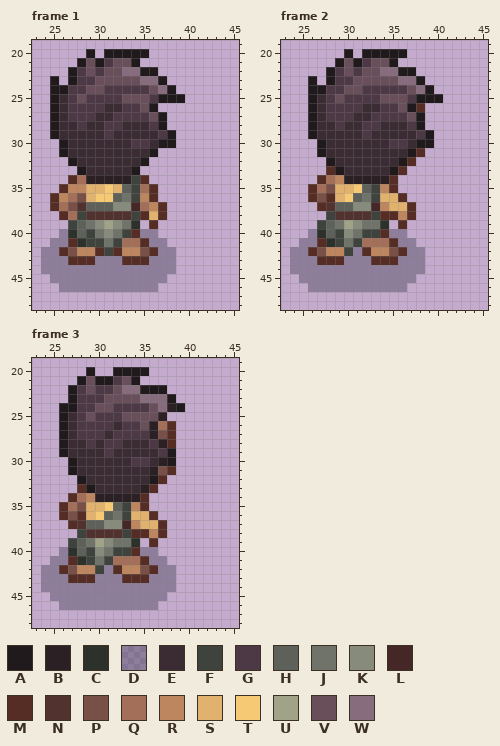
Pixel-art file -- Assets/Imported/Swordsmen/asperite_no_sword/Swordsman_lvl1_Idle/Swordsman_lvl1_Idle_back.aseprite. That is the earlier state.
64x64 pixels, 4 frames. Colours within 5 levels of each other are drawn and written as one. Shown: frame 1: x 23..45, y 19..48; frame 2: x 23..45, y 19..48; frame 3: x 23..45, y 19..48. The commit also changed other frames, which this record leaves out.
Visible layers, top first: "hair", "head", "cloth", "body", "shadow" opacity 35%.
Palette (. is transparent): A #211a1c  B #2b2023  C #2d312b  D #28293f59  E #3b2c33  F #3f433d  G #4d3945  H #5e615a  J #6f736a  K #868b7c  L #462727  M #552d24  N #51322e  P #795048  Q #a46f59  R #be865f  S #e1b26e  T #f6ca74  U #a0a387  V #684f5a  W #876c7d
Pixels before, frame 1, first column x 24:
20 .....A.AAAAA....
21 ....AVAGVVA.....
22 ...AGVGVVWWAA...
23 .A.AGGVVVVVWWA..
24 .AAGGVVGGGGGVWA.
25 .AEGVGGGGVVVGAAA
26 .AEGGGGEEGGVA...
27 .AEGGGEEGGGGVA..
28 .AEEGEEGGEEEGA..
29 .AEEEEEGEEEEEGA.
30 ..AEEEEEEEGGEAA.
31 ..AEEEEEEEEEA...
32 ...AEEEEEEEA....
33 ....AEEEEEA.....
34 ...MQBBBBBFM....
35 ..MRRSSTSHFQM...
36 .MRQPSTTHJFRM...
37 .MQPNHHHKKLQRM..
38 ..MQFNNNNNFMSM..
39 ...FHJKUKJC.M...
40 ..DCHFJKJFMDD...
41 .DDMCFFJFQQMDD..
42 DDMPRRMFMRRPMDD.
43 DDDMMMDDDMMMDDD.
44 DDDDDDDDDDDDDDD.
45 .DDDDDDDDDDDDD..
46 ..DDDDDDDDDDD...
Pixels before, frame 2, first column x 24:
20 ......A.AAAAA....
21 .....AVAGVVA.....
22 ....AGVGVVWWAA...
23 ..A.AGGVVVVVWWA..
24 ..AAGGVVGGGGGVWA.
25 ..AEGVGGGGVVVGAAA
26 ..AEGGGGEEGGVAM..
27 ..AEGGGEEGGGGVA..
28 ..AEEGEEGGEEEGA..
29 ..AEEEEEGEEEEEGA.
30 ...AEEEEEEEGGEAA.
31 ...AEEEEEEEEEAM..
32 ....AEEEEEEEAM...
33 ....MAEEEEEAM....
34 ...MQRBBBBBM.....
35 ..MQPSSTHFRM.....
36 ..MPMSTHJFSSM....
37 ...MNHHKKLRSSM...
38 ....FNNNNFMMRM...
39 ...FHJUKJJC.M....
40 ..DCHFKJFFMDD....
41 .DDMCFJFQQQMDD...
42 DDMPRRFDMRRPMDD..
43 DDDMMMDDDMMMDDD..
44 DDDDDDDDDDDDDDD..
45 .DDDDDDDDDDDDD...
46 ..DDDDDDDDDDD....
Pixels before, frame 3, first column x 24:
20 .....A..AAAA....
21 ....AVAAGVA.....
22 ...AGVGGVWWAAA..
23 ...AGGGVVVVWWWA.
24 ..AAGGVVGGGGVWBA
25 ..AEGVGGGVVVVB..
26 ..AEGGGGEGGVBQM.
27 ..AEGGGEGGGGBPM.
28 ..AEEGEGGEEEGBM.
29 ..AEEEEGEEEEEGA.
30 ...AEEEEEEGGEBA.
31 ...AEEEEEEEEBPM.
32 ....AEEEEEEEAM..
33 ....MAEEEEEBM...
34 ...MQRBBBBBM....
35 ..MQPSSTHFRM....
36 ..MPMSTHJFSSM...
37 ...MNHHKKLRSSM..
38 ....FNNNNFMMRM..
39 ...FHJUKJJC.M...
40 ..DCHFKJFFMDD...
41 .DDMCFJFQQQMDD..
42 DDMPRRFDMRRPMDD.
43 DDDMMMDDDMMMDDD.
44 DDDDDDDDDDDDDDD.
45 .DDDDDDDDDDDDD..
46 ..DDDDDDDDDDD...
Now the later version:
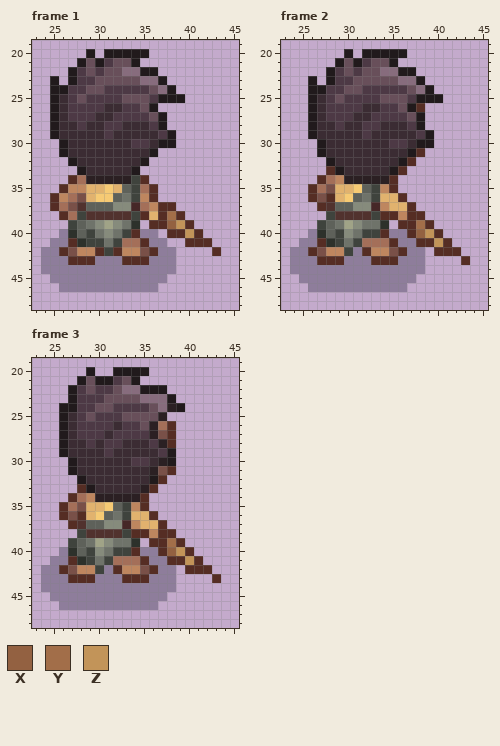
Colours new in this view: X #936141  Y #a26e49  Z #c29459
The exact change:
{"change": "layer \"sword_back\" now shown"}
{"where": "frame 1, layer \"sword_back\""}
{"frame":1,"y":37,"x":38,"old":".","new":"M"}
{"frame":1,"y":38,"x":38,"old":"..","new":"YM"}
{"frame":1,"y":39,"x":37,"old":"....","new":"MXZM"}
{"frame":1,"y":40,"x":38,"old":"....","new":"MMZM"}
{"frame":1,"y":41,"x":40,"old":"...","new":"MMM"}
{"frame":1,"y":42,"x":43,"old":".","new":"M"}
{"where": "frame 2, layer \"sword_back\""}
{"frame":2,"y":38,"x":38,"old":".","new":"M"}
{"frame":2,"y":39,"x":37,"old":"...","new":"MYM"}
{"frame":2,"y":40,"x":37,"old":"....","new":"MXZM"}
{"frame":2,"y":41,"x":38,"old":"....","new":"MMZM"}
{"frame":2,"y":42,"x":40,"old":"...","new":"MMM"}
{"frame":2,"y":43,"x":43,"old":".","new":"M"}
{"where": "frame 3, layer \"sword_back\""}
{"frame":3,"y":38,"x":38,"old":".","new":"M"}
{"frame":3,"y":39,"x":37,"old":"...","new":"MYM"}
{"frame":3,"y":40,"x":37,"old":"....","new":"MXZM"}
{"frame":3,"y":41,"x":38,"old":"....","new":"MMZM"}
{"frame":3,"y":42,"x":40,"old":"...","new":"MMM"}
{"frame":3,"y":43,"x":43,"old":".","new":"M"}
{"label":"added","picture_box":[158,202,221,256]}
{"label":"added","picture_box":[407,211,470,265]}
{"label":"added","picture_box":[158,529,221,583]}
